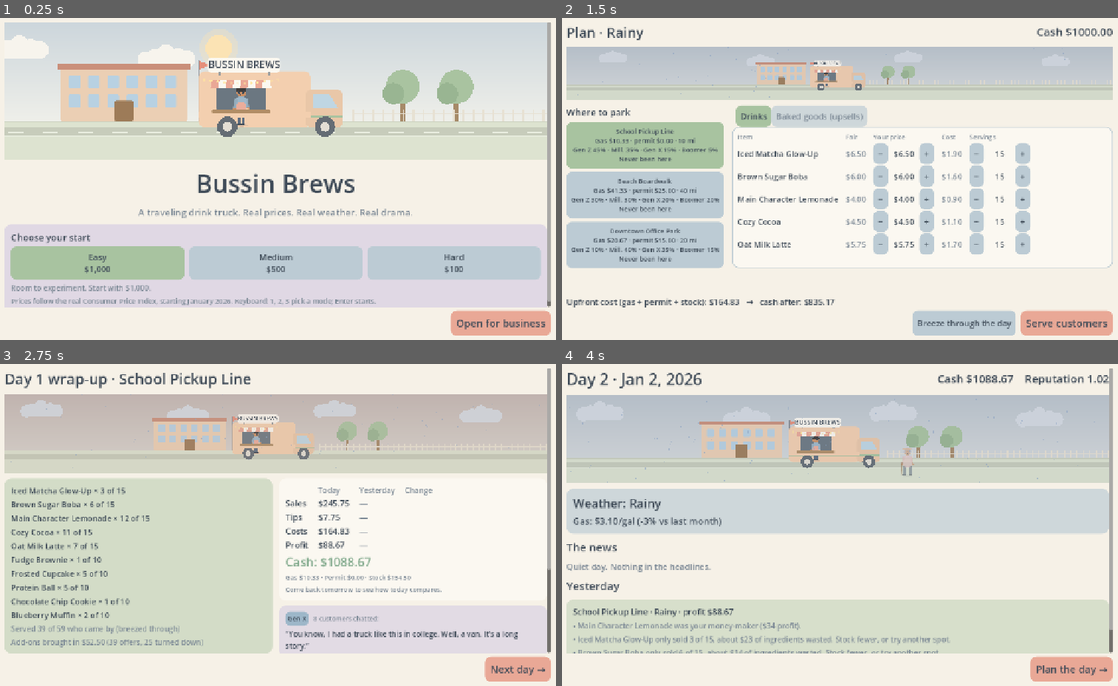
Above: before the commit, frames 1-4 (two rows, left to right).
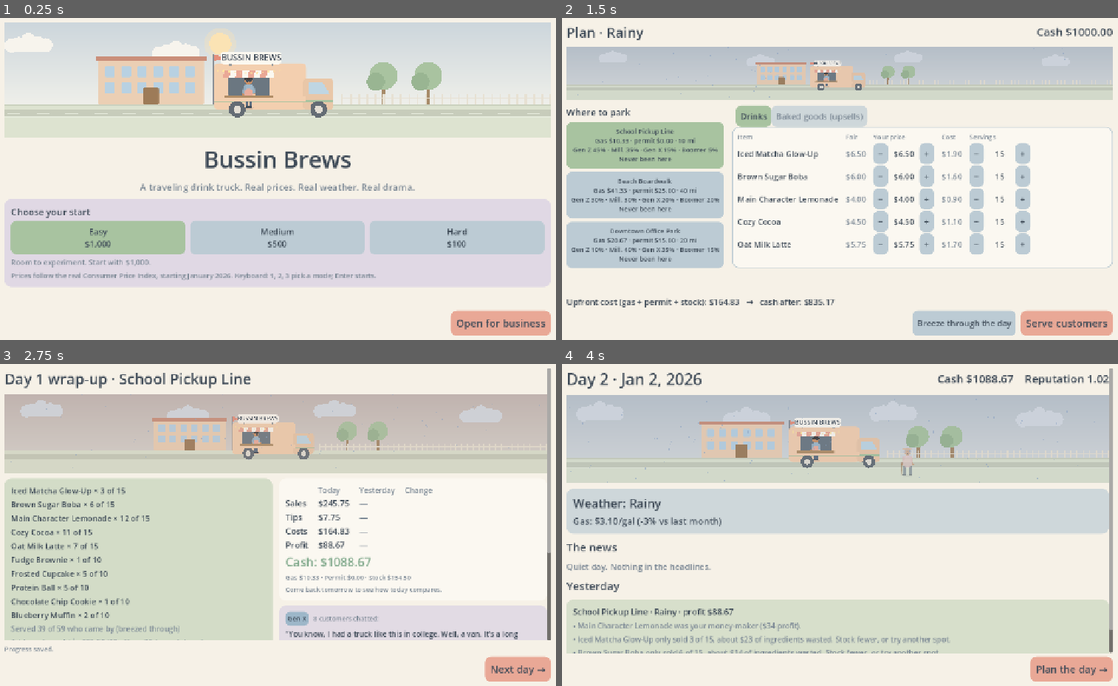
Above: after the commit, the same moments.

Repository: Blakewell/bussin-brews
Game: Godot game, scene res://scenes/main.tscn
Same seed, same stepped clock (60 frames per second), same inputs: the game is played once before the commit and once after it.
Inputs (mouse positions are in pixels of both pictures, inside the frame that each line leads up to):
- Up to frame 1 (0.25 s): no input
- Up to frame 2 (1.5 s): click "Open for business" at 0.5 s; click "Plan the day →" at 1.25 s
- Up to frame 3 (2.75 s): click "Breeze through the day" at 2 s
- Up to frame 4 (4 s): click "Next day →" at 2.75 s; tap Enter at 3.5, 3.6 s; move the mouse to (967, 508) at 3.52 s; click (967, 508) at 3.67 s; tap Space at 3.77 s; tap Keypad Enter at 3.8 s

The runs differ from the first frame. In frame 1, 48% of the frame differs, in the area x 0-100%, y 1-90%; in frame 2, nothing differs; in frame 3, 2.1%; in frame 4, nothing differs.

Commit message:
Add autosave, Continue/New game, and save tests
Co-Authored-By: Claude Sonnet 5.5 <noreply@anthropic.com>

Diff:
--- a/scripts/autoload/game_state.gd
+++ b/scripts/autoload/game_state.gd
@@ -253,3 +253,90 @@
 		return {}
 	var pool: Array = Content.dialogue[best].chat
 	return {"generation": best, "count": shift.chats, "line": pool[rng.randi() % pool.size()]}
+
+
+# --- saving ----------------------------------------------------------------
+# One save slot, written at the end of each day (a clean boundary: nothing is mid-animation).
+# Today's weather and headlines are rebuilt from the seed, so they aren't stored.
+
+var save_path := "user://savegame.json"  ## tests point this somewhere else so they never touch a real save
+const SAVE_VERSION := 1
+const SAVED_HISTORY_DAYS := 30
+
+
+func has_save() -> bool:
+	return not save_summary().is_empty()
+
+
+## {day, cash, difficulty} for the title screen, or {} when there is no usable save.
+func save_summary() -> Dictionary:
+	var data = _read_save()
+	if data == null:
+		return {}
+	return {"day": int(data.day), "cash": float(data.cash), "difficulty": str(data.difficulty)}
+
+
+## `extra` is the UI's own state (chosen spot, prices, stock), returned as-is by load_game().
+func save_game(extra: Dictionary = {}) -> bool:
+	var trimmed: Array = []
+	for r in history.slice(maxi(0, history.size() - SAVED_HISTORY_DAYS)):
+		var c: Dictionary = r.duplicate()
+		for heavy in ["shift", "quip", "chatter"]:
+			c.erase(heavy)
+		trimmed.append(c)
+	var data := {
+		"version": SAVE_VERSION, "saved_at": int(Time.get_unix_time_from_system()),
+		"cash": cash, "start_cash": start_cash, "difficulty": difficulty, "day": day,
+		"reputation": reputation, "run_seed": run_seed, "history": trimmed, "extra": extra,
+	}
+	# Write to a temp file and rename, so a crash mid-write can't corrupt the existing save.
+	var tmp := save_path + ".tmp"
+	var f := FileAccess.open(tmp, FileAccess.WRITE)
+	if f == null:
+		push_warning("Could not write save: %s" % error_string(FileAccess.get_open_error()))
+		return false
+	f.store_string(JSON.stringify(data))
+	f.close()
+	return DirAccess.rename_absolute(ProjectSettings.globalize_path(tmp), ProjectSettings.globalize_path(save_path)) == OK
+
+
+## Restores the saved run. Returns the UI's `extra` dictionary, or null if there is nothing usable.
+func load_game() -> Variant:
+	var data = _read_save()
+	if data == null:
+		return null
+	difficulty = str(data.difficulty)
+	start_cash = float(data.start_cash)
+	cash = float(data.cash)
+	day = int(data.day)
+	reputation = float(data.reputation)
+	run_seed = int(data.run_seed)
+	history = data.history
+	begin_day()
+	var extra = data.get("extra", {})
+	return extra if extra is Dictionary else {}
+
+
+func delete_save() -> void:
+	DirAccess.remove_absolute(ProjectSettings.globalize_path(save_path))
+
+
+## Parsed save, or null when missing, unreadable, from another version, or missing fields.
+func _read_save() -> Variant:
+	if not FileAccess.file_exists(save_path):
+		return null
+	var f := FileAccess.open(save_path, FileAccess.READ)
+	if f == null:
+		return null
+	var json := JSON.new()
+	if json.parse(f.get_as_text()) != OK:  # a damaged file is just "no save", without error spam
+		return null
+	var data = json.data
+	if not (data is Dictionary) or int(data.get("version", -1)) != SAVE_VERSION:
+		return null
+	for key in ["cash", "start_cash", "difficulty", "day", "reputation", "run_seed", "history"]:
+		if not data.has(key):
+			return null
+	if not (data.history is Array):
+		return null
+	return data
--- a/scripts/ui/main.gd
+++ b/scripts/ui/main.gd
@@ -213,8 +213,8 @@
 
 func _show_title() -> void:
 	_reset()
-	_make_scene(300, true, 0.35, "school", "sunny")
-	_label("Bussin Brews", 54).horizontal_alignment = HORIZONTAL_ALIGNMENT_CENTER
+	_make_scene(250, true, 0.35, "school", "sunny")
+	_label("Bussin Brews", 50).horizontal_alignment = HORIZONTAL_ALIGNMENT_CENTER
 	_label("A traveling drink truck. Real prices. Real weather. Real drama.", 20, Palette.MUTED).horizontal_alignment = HORIZONTAL_ALIGNMENT_CENTER
 	var card := _card(null, Palette.LAVENDER.lerp(Palette.BG, 0.5))
 	_label("Choose your start", 20, Palette.TEXT, card)
@@ -238,7 +238,56 @@
 		_mode_buttons.append(b)
 	blurb.text = Content.difficulty(_difficulty).blurb
 	_label("Prices follow the real Consumer Price Index, starting January 2026. Keyboard: 1, 2, 3 pick a mode; Enter starts.", 15, Palette.MUTED, card)
-	_button("Open for business", _foot_row(), _start_game, true)
+
+	var saved := GameState.save_summary()
+	if saved.is_empty():
+		_button("Open for business", _foot_row(), _start_game, true)
+	else:
+		var d := Content.difficulty(saved.difficulty)
+		_label("Saved game: day %d · cash %s · %s" % [saved.day, _money(saved.cash), d.label], 16, Palette.MUTED, _footer)
+		var row := _foot_row()
+		_button("New game", row, _confirm_new_game)
+		_button("Continue", row, _continue_game, true)
+
+
+func _confirm_new_game() -> void:
+	var dlg := ConfirmationDialog.new()
+	dlg.title = "Start a new game?"
+	dlg.dialog_text = "This erases your saved game."
+	dlg.ok_button_text = "Erase and start"
+	dlg.cancel_button_text = "Keep my save"
+	dlg.confirmed.connect(func():
+		GameState.delete_save()
+		_start_game())
+	dlg.canceled.connect(dlg.queue_free)
+	dlg.confirmed.connect(dlg.queue_free)
+	add_child(dlg)
+	dlg.popup_centered()
+
+
+func _continue_game() -> void:
+	var extra = GameState.load_game()
+	if extra == null:
+		_blurb.text = "Couldn't read the saved game. Start a new one."
+		return
+	_on_title = false
+	_plan_loc = str(extra.get("plan_loc", "school"))
+	_prices.clear()
+	_servings.clear()
+	# JSON turns whole numbers into floats, so restore the types the UI expects.
+	for id in extra.get("prices", {}):
+		_prices[id] = float(extra.prices[id])
+	for id in extra.get("servings", {}):
+		_servings[id] = int(extra.servings[id])
+	_show_briefing()
+
+
+## Saves at the end of each day, or clears the save when the run is over.
+func _autosave() -> void:
+	if GameState.is_game_over():
+		GameState.delete_save()
+	else:
+		GameState.save_game({"plan_loc": _plan_loc, "prices": _prices, "servings": _servings})
 
 
 func _start_game() -> void:
@@ -259,7 +308,10 @@
 		KEY_2, KEY_KP_2: idx = 1
 		KEY_3, KEY_KP_3: idx = 2
 		KEY_ENTER, KEY_KP_ENTER:
-			_start_game()
+			if GameState.has_save():
+				_continue_game()
+			else:
+				_start_game()
 			get_viewport().set_input_as_handled()
 			return
 	if idx >= 0 and idx < Content.difficulties.size():
@@ -714,6 +766,7 @@
 
 func _show_results() -> void:
 	_reset()
+	_autosave()
 	var r := _last_result
 	var prev := {}
 	if GameState.history.size() >= 2:
@@ -794,6 +847,8 @@
 	_chip(Content.generations[who.generation].label, _gen_color(who.generation), qhead)
 	_label("“%s”" % q.line, 18, Palette.TEXT, qc)
 
+	if not GameState.is_game_over():
+		_label("Progress saved.", 14, Palette.MUTED, _footer)
 	var row := _foot_row()
 	if GameState.is_game_over():
 		_button("The truck is out of gas money. Start over", row, func():
--- /dev/null
+++ b/tests/save_test.gd
@@ -0,0 +1,121 @@
+extends Node
+## Save/load checks. Uses a throwaway save file, never the player's real one.
+## Run: godot --headless --path . tests/save_test.tscn
+
+var failures := 0
+const TEST_PATH := "user://test_save.json"
+
+
+func _ready() -> void:
+	GameState.save_path = TEST_PATH
+	GameState.delete_save()
+	_round_trip()
+	_bad_files()
+	await _ui_flow()
+	GameState.delete_save()
+	print("")
+	print("FAILED: %d" % failures if failures > 0 else "All save tests passed")
+	get_tree().quit(1 if failures > 0 else 0)
+
+
+func ok(cond: bool, msg: String) -> void:
+	print(("  ok   " if cond else "  FAIL ") + msg)
+	if not cond:
+		failures += 1
+
+
+func _plan() -> Dictionary:
+	return {"location_id": "school", "offers": [
+		{"drink_id": "boba", "price": 6.0, "servings": 15},
+		{"drink_id": "lemonade", "price": 4.0, "servings": 15}],
+		"treats": [{"item_id": "cookie", "price": 2.75, "servings": 10}]}
+
+
+func _round_trip() -> void:
+	print("Round trip")
+	ok(not GameState.has_save(), "no save to begin with")
+	GameState.new_game(7, "medium")
+	for i in 3:
+		GameState.run_day(_plan())
+	var before := {
+		"cash": GameState.cash, "day": GameState.day, "rep": GameState.reputation,
+		"weather": GameState.weather_id, "hist": GameState.history.size(),
+		"profit": GameState.last_result().profit, "start": GameState.start_cash,
+		"visit": GameState.last_visit("school").day,
+	}
+	ok(GameState.save_game({"plan_loc": "beach", "prices": {"boba": 6.5}, "servings": {"boba": 12}}), "save_game succeeds")
+	ok(GameState.has_save(), "save file now exists")
+	var summary := GameState.save_summary()
+	ok(summary.day == 4 and summary.difficulty == "medium", "summary shows day 4, medium")
+
+	GameState.new_game(99, "hard")  # scramble everything
+	var extra = GameState.load_game()
+	ok(extra != null, "load_game returns the extra data")
+	ok(GameState.day == before.day and is_equal_approx(GameState.cash, before.cash), "day and cash restored (day %d, $%.2f)" % [GameState.day, GameState.cash])
+	ok(is_equal_approx(GameState.reputation, before.rep) and GameState.difficulty == "medium" and GameState.start_cash == before.start, "reputation, difficulty, start cash restored")
+	ok(GameState.weather_id == before.weather, "today's weather is identical after loading (%s)" % GameState.weather_id)
+	ok(GameState.history.size() == before.hist and is_equal_approx(GameState.last_result().profit, before.profit), "history restored, last day's profit matches")
+	ok(GameState.last_visit("school").day == before.visit, "per-location last-visit lookup works after loading")
+	ok(typeof(GameState.day) == TYPE_INT, "day is an int again, not a float")
+	ok(extra.plan_loc == "beach" and extra.prices.boba == 6.5, "UI extras come back")
+	# The game keeps working from the loaded state.
+	var next := GameState.run_day(_plan())
+	ok(next.day == 4 and GameState.day == 5, "can play day 4 after loading")
+
+
+func _bad_files() -> void:
+	print("Bad files")
+	var f := FileAccess.open(TEST_PATH, FileAccess.WRITE)
+	f.store_string("{this is not json")
+	f.close()
+	ok(not GameState.has_save() and GameState.load_game() == null, "corrupted file is treated as no save")
+	f = FileAccess.open(TEST_PATH, FileAccess.WRITE)
+	f.store_string(JSON.stringify({"version": 999, "cash": 1, "start_cash": 1, "difficulty": "easy", "day": 1, "reputation": 1, "run_seed": 1, "history": []}))
+	f.close()
+	ok(not GameState.has_save(), "a save from another version is ignored")
+	f = FileAccess.open(TEST_PATH, FileAccess.WRITE)
+	f.store_string(JSON.stringify({"version": 1, "cash": 5}))
+	f.close()
+	ok(not GameState.has_save(), "a save missing fields is ignored")
+	GameState.delete_save()
+	ok(not GameState.has_save(), "delete_save removes the file")
+
+
+func _ui_flow() -> void:
+	print("UI flow")
+	var main: Control = load("res://scenes/main.tscn").instantiate()
+	add_child(main)
+	await get_tree().create_timer(0.3).timeout
+	ok(_find(main, "Open for business") != null and _find(main, "Continue") == null, "fresh title offers only 'Open for business'")
+	main._difficulty = "medium"
+	_find(main, "Open for business").pressed.emit()
+	await get_tree().create_timer(0.2).timeout
+	_find(main, "Plan the day").pressed.emit()
+	await get_tree().create_timer(0.2).timeout
+	_find(main, "Breeze through the day").pressed.emit()
+	await get_tree().create_timer(0.4).timeout
+	ok(GameState.has_save() and GameState.save_summary().day == 2, "finishing a day autosaves (now day 2)")
+	var saved_cash := GameState.cash
+	main._show_title()
+	await get_tree().create_timer(0.3).timeout
+	ok(_find(main, "Continue") != null and _find(main, "New game") != null, "title now offers Continue and New game")
+	GameState.new_game(5, "hard")  # simulate quitting and relaunching
+	_find(main, "Continue").pressed.emit()
+	await get_tree().create_timer(0.3).timeout
+	ok(GameState.day == 2 and is_equal_approx(GameState.cash, saved_cash) and GameState.difficulty == "medium", "Continue restores the run (day 2, $%.2f)" % GameState.cash)
+	ok(_find(main, "Plan the day") != null, "Continue lands on the briefing")
+	_find(main, "Plan the day").pressed.emit()
+	await get_tree().create_timer(0.2).timeout
+	ok(_find(main, "Serve customers") != null, "planning works after continuing")
+	# Losing the run clears the save.
+	GameState.cash = 5.0
+	main._autosave()
+	ok(not GameState.has_save(), "game over deletes the save")
+	main.queue_free()
+
+
+func _find(root: Node, prefix: String) -> Button:
+	for n in root.find_children("*", "Button", true, false):
+		if n is Button and n.is_visible_in_tree() and n.text.begins_with(prefix):
+			return n
+	return null
--- /dev/null
+++ b/tests/save_test.tscn
@@ -0,0 +1,6 @@
+[gd_scene load_steps=2 format=3]
+
+[ext_resource type="Script" path="res://tests/save_test.gd" id="1"]
+
+[node name="SaveTest" type="Node"]
+script = ExtResource("1")
Not shown, added: tests/save_test.gd.uid
Not shown, changed: README.md
